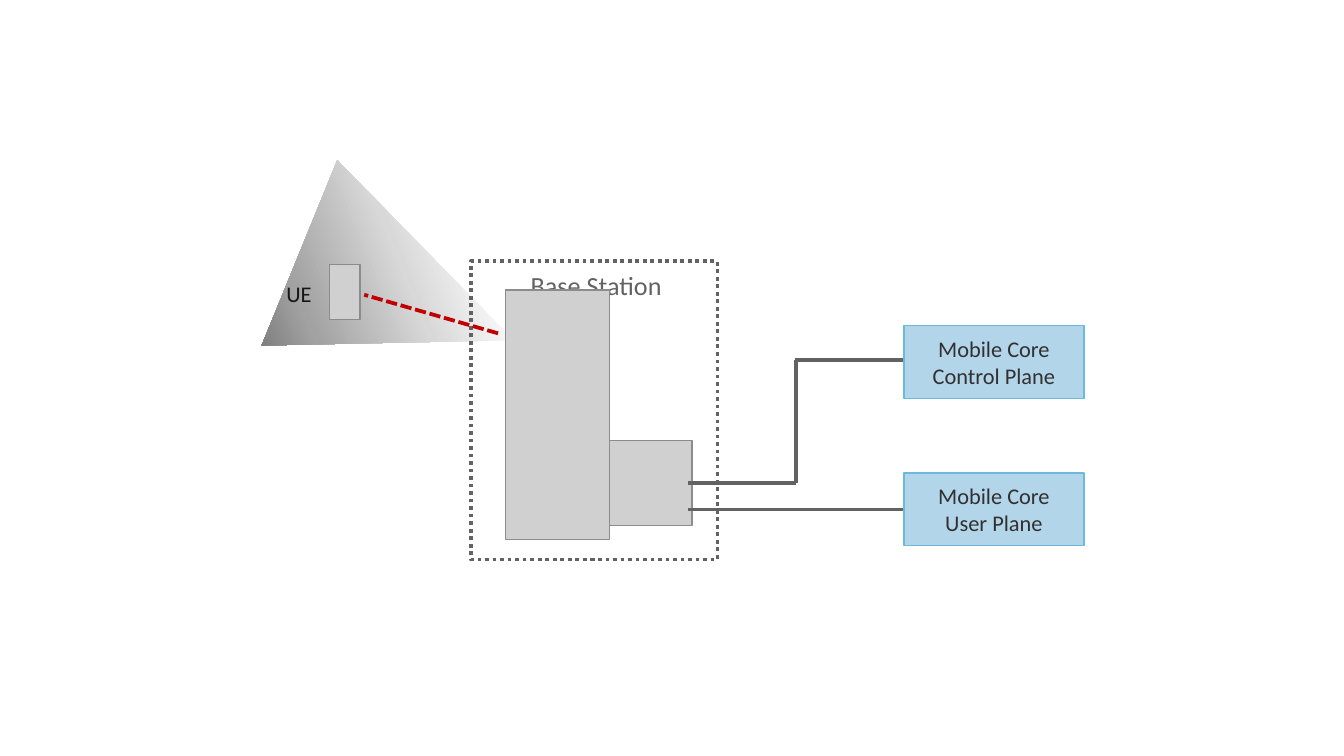
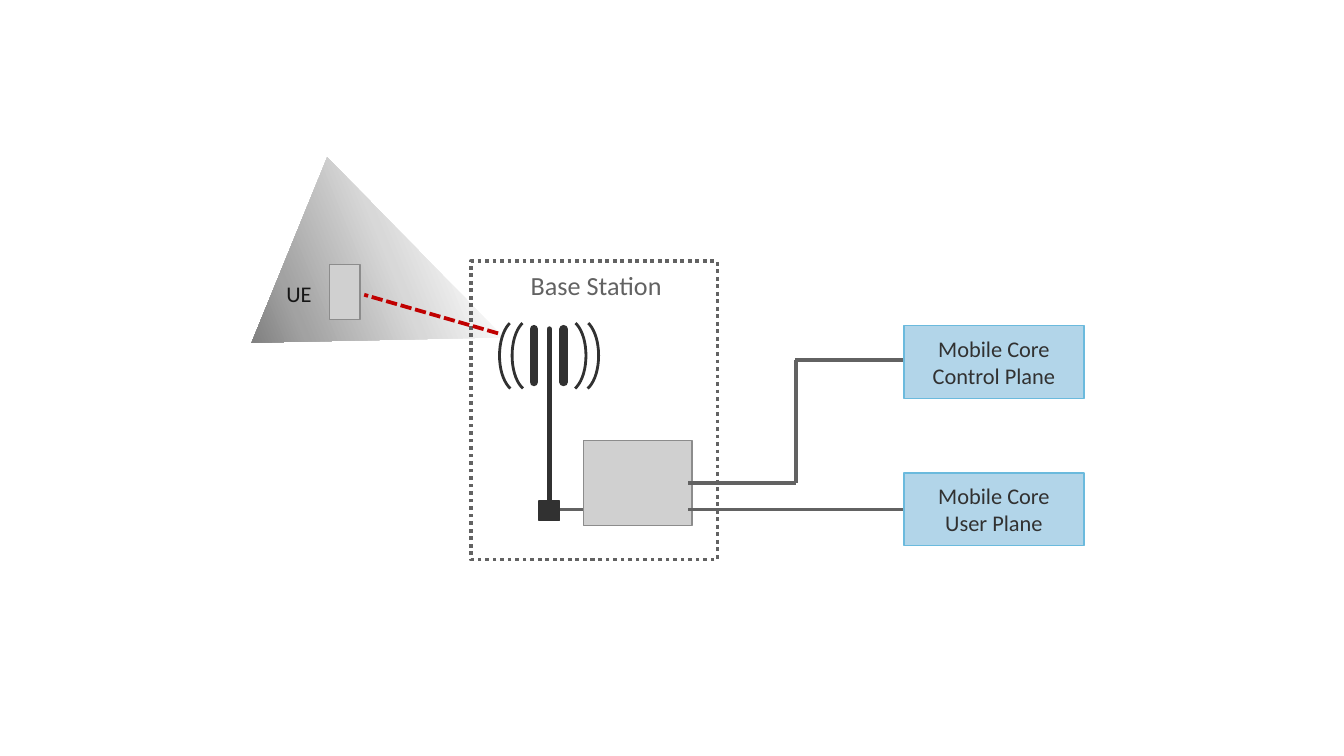
Before and after one commit to SystemsApproach/private5g, a slide deck: slide 6 of figures.pptx. Drawn at 1344x756 pixels with LibreOffice and Linux fonts; fonts in the diff are those of the drawing; grey boxes stand for pictures. Boxes give left, top, right and bottom in pixels: in the first picture for what was removed or moved away, otherwise in the second. Text is boxed around its words. In the diff, an @@ line names an element or a change of style, - is before the commit and + after.

```diff
--- a/figures.pptx
+++ b/figures.pptx
@@ triangle moved from (x1=262, y1=161, x2=551, y2=433) to (x1=252, y1=157, x2=542, y2=429) @@
@@ picture removed at (x1=505, y1=290, x2=609, y2=540) @@
@@ group added at (x1=500, y1=320, x2=598, y2=520): 4 arc (boxed as its full ellipse)s, 3 lines, 1 rectangle @@
@@ line added from (589, 509) to (558, 509), #626262 2 pt @@
```
Also in this commit, not shown: 12 other slides changed, 1 slide added, 1 other file.
